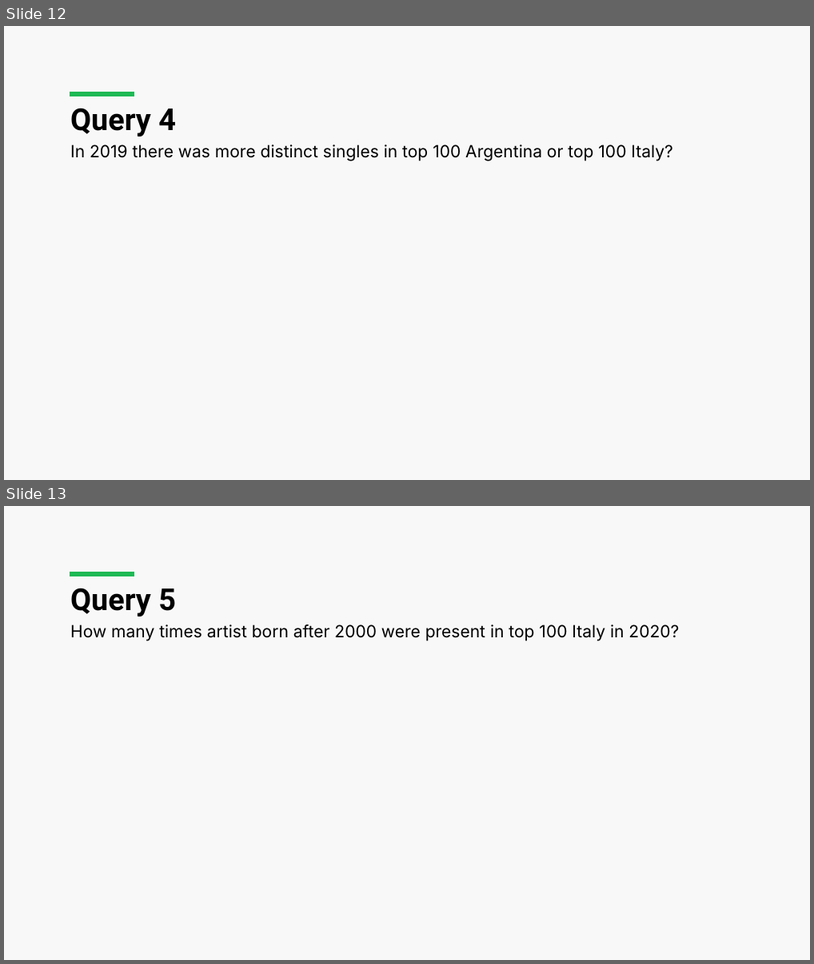
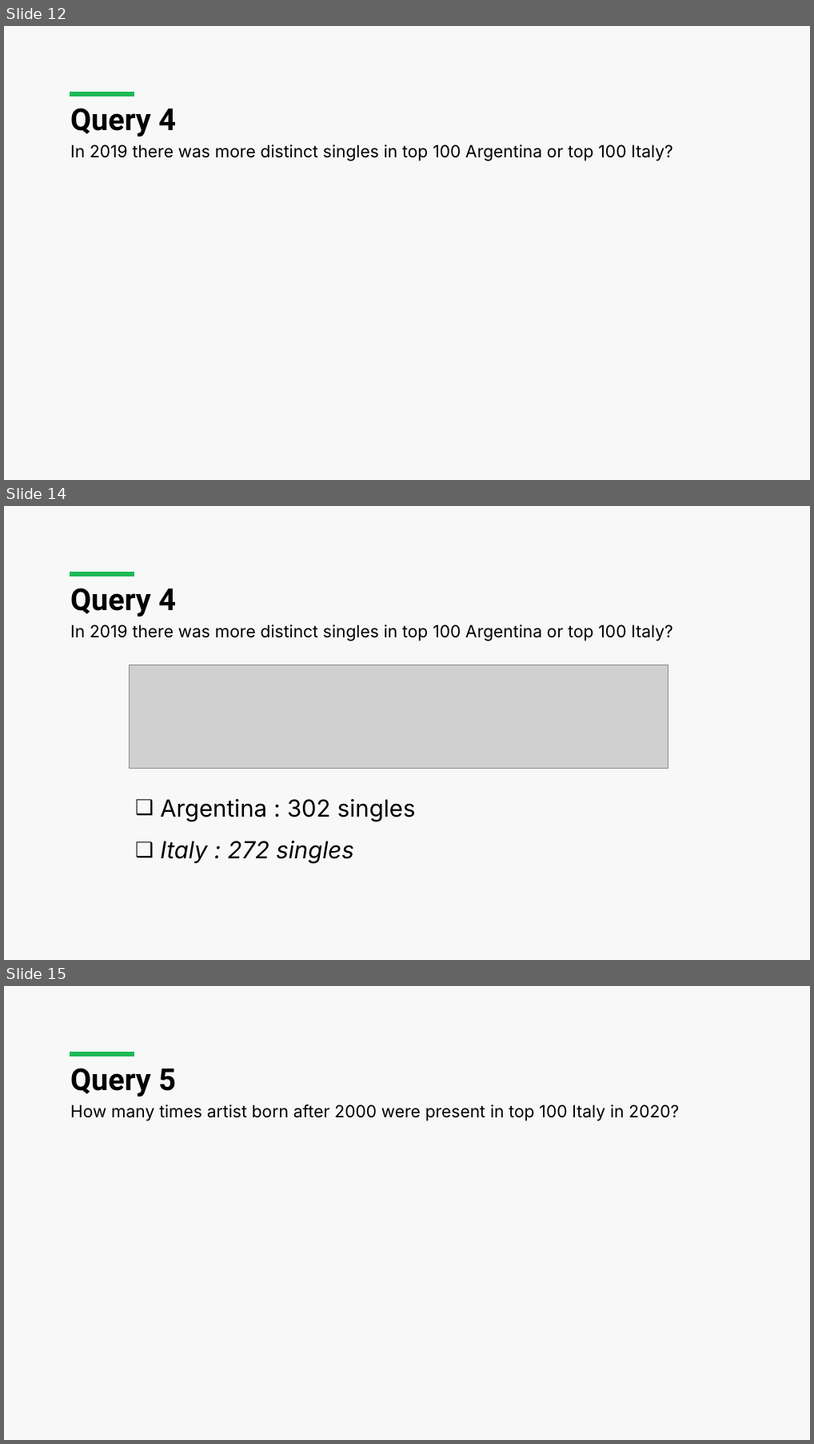
Before and after one commit to luca-martinelli-09/spotify-lod, a slide deck: Spotify_Presentation.pptx. Shown one above the other, each under a label of ours: slides 12 and 13 before the commit, slides 12, 14 and 15 after it; the slides between them are not shown. The pictures are 814x964 and 814x1444 pixels, drawn with LibreOffice and Linux fonts; fonts in the diff are those of the drawing; grey boxes stand for pictures. Boxes give left, top, right and bottom in pixels: in the first picture for what was removed or moved away, otherwise in the second. Text is boxed around its words. In the diff, an @@ line names an element or a change of style, - is before the commit and + after.

```diff
--- a/Spotify_Presentation.pptx
+++ b/Spotify_Presentation.pptx
@@ slide 14 added at bbox=[4, 506, 810, 960], background #F8F8F8; not listed: 1 template element that a slide beside it also shows @@
@@ title added at bbox=[70, 588, 176, 616], 36 pt, text #000000, bold @@
+Query 4
@@ text added at bbox=[70, 624, 673, 641], 20 pt, text #000000 @@
+In 2019 there was more distinct singles in top 100 Argentina or top 100 Italy?
@@ picture added at bbox=[130, 665, 668, 768] @@
@@ text added at bbox=[160, 799, 416, 864], 28 pt, text #000000 @@
+❑ Argentina : 302 singles
+❑ Italy : 272 singles
@@ what was slide 13 is now slide 15 @@
```
Also in this commit, not shown: 1 other slide added.
